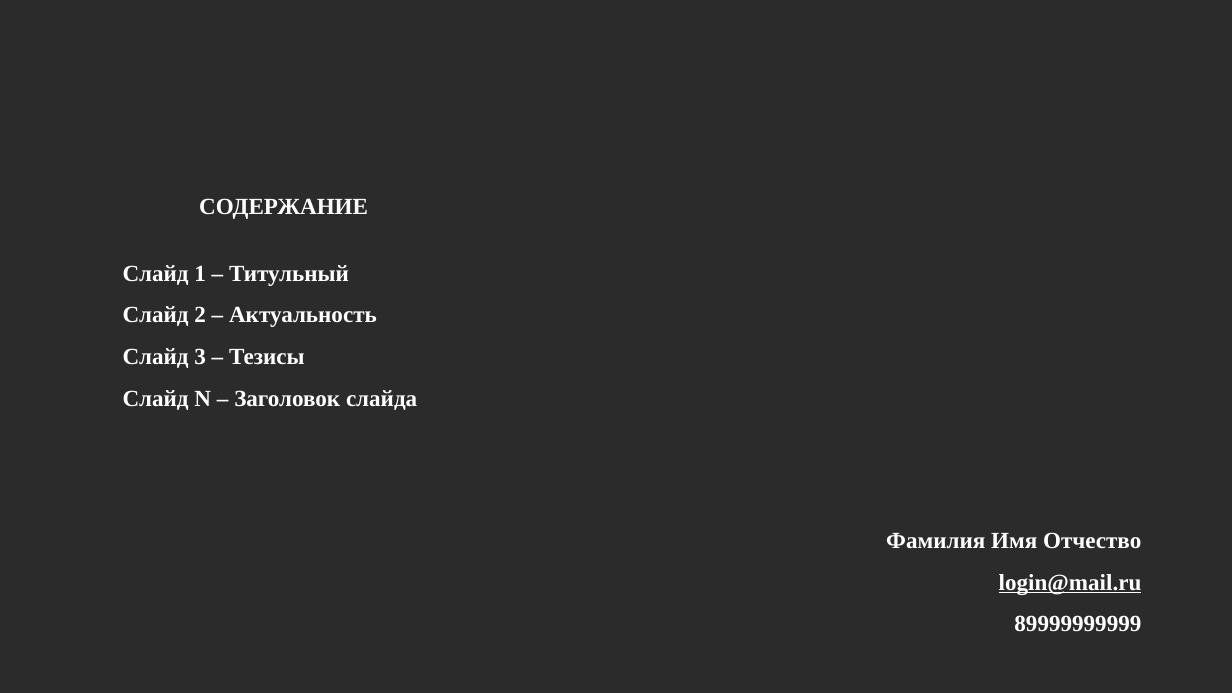
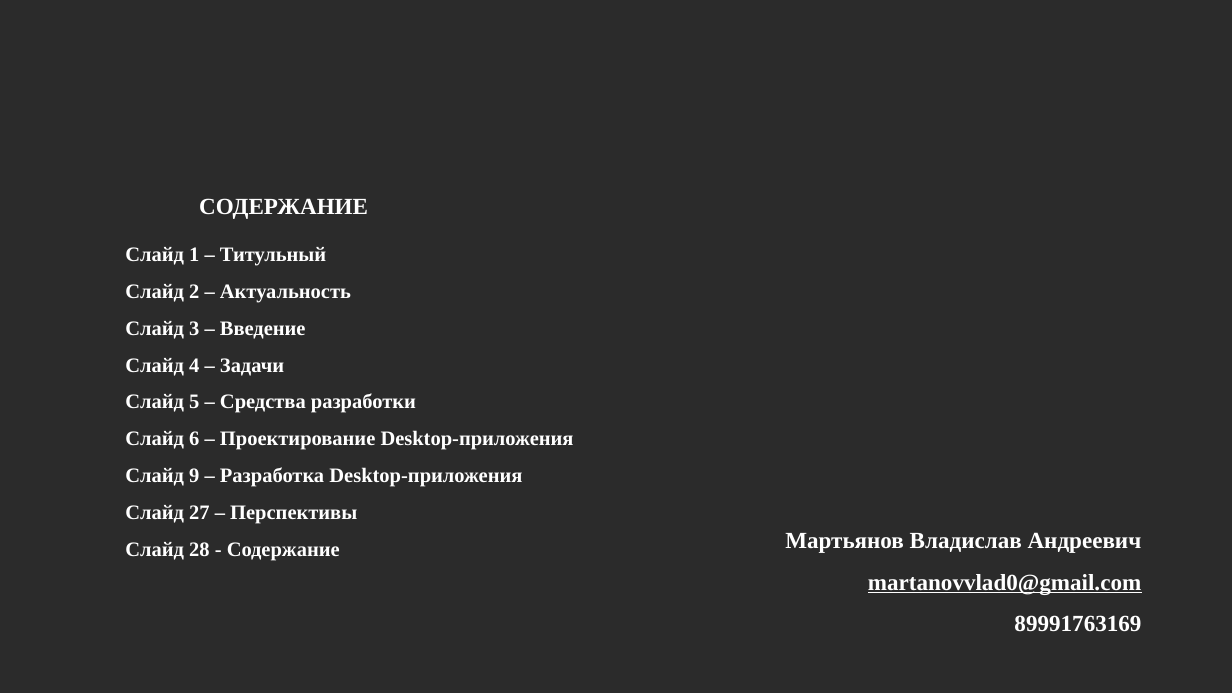
Before and after one commit to Martt0VV/test, a slide deck: slide 28 of Мартьянов.pptx (slide 14 before the commit). Drawn at 1232x693 pixels with LibreOffice and Linux fonts; fonts in the diff are those of the drawing; background and template pictures are left out; a plain dark background stands for a picture behind light text. Boxes give left, top, right and bottom in pixels: in the first picture for what was removed or moved away, otherwise in the second. Text is boxed around its words. In the diff, an @@ line names an element or a change of style, - is before the commit and + after.

```diff
--- a/Мартьянов.pptx
+++ b/Мартьянов.pptx
@@ text "Слайд 1 – Титульный": place and size @@
-text "Слайд 1 – Титульный" at (123, 265, 417, 410)
+text "Слайд 1 – Титульный" at (125, 284, 574, 561)
@@ text at (125, 284, 351, 303): size 18 to 16 pt in "Слайд 1 – Титульный", "Слайд 2 – Актуальность" @@
@@ text at (125, 321, 574, 561): text changed; size 18 to 16 pt @@
-Слайд 3 – Тезисы
-Слайд N – Заголовок слайда
+Слайд 3 – Введение
+Слайд 4 – Задачи
+Слайд 5 – Средства разработки
+Слайд 6 – Проектирование Desktop-приложения
+Слайд 9 – Разработка Desktop-приложения
+Слайд 27 – Перспективы
+Слайд 28 - Содержание
@@ title at (785, 532, 1142, 632): text changed @@
-Фамилия Имя Отчество
-login@mail.ru
-89999999999
+Мартьянов Владислав Андреевич
+martanovvlad0@gmail.com
+89991763169
```
Also in this commit, not shown: 3 other slides changed, 21 slides added, 7 slides removed.
